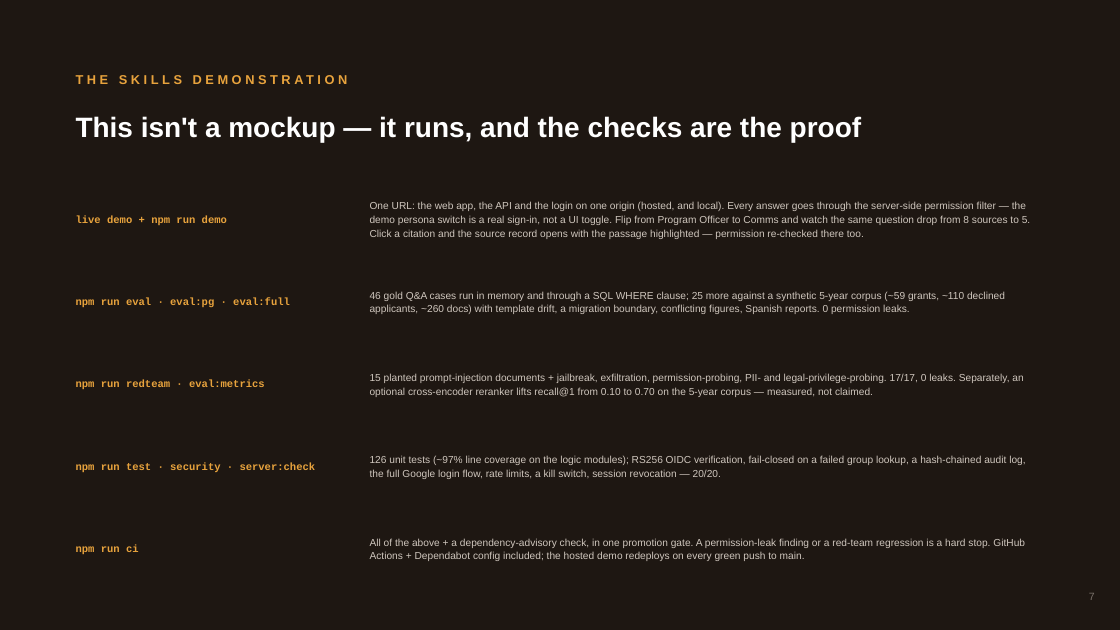
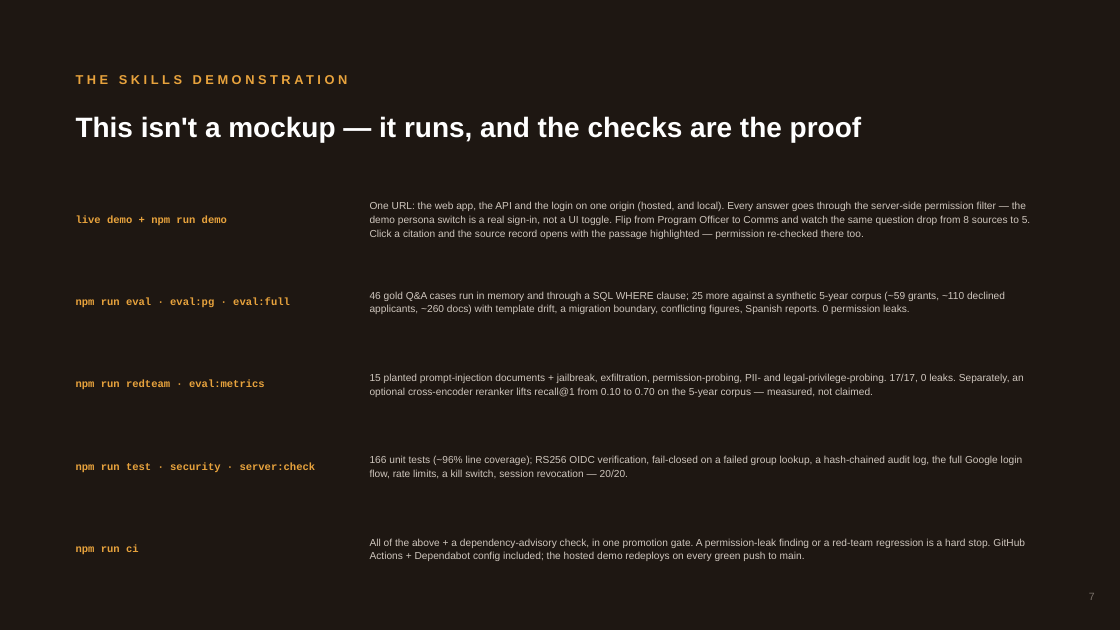
Before and after one commit to JesseniaTriumph/GLFCaseStudy, a slide deck: slide 7 of deliverables/C_Compass_Deck.pptx. Drawn at 1120x630 pixels with LibreOffice and Linux fonts; fonts in the diff are those of the drawing. Boxes give left, top, right and bottom in pixels: in the first picture for what was removed or moved away, otherwise in the second. Text is boxed around its words. In the diff, an @@ line names an element or a change of style, - is before the commit and + after.

```diff
--- a/deliverables/C_Compass_Deck.pptx
+++ b/deliverables/C_Compass_Deck.pptx
@@ text at (370,456,1023,478): text changed @@
-126 unit tests (~97% line coverage on the logic modules); RS256 OIDC verification, fail-closed on a failed group lookup, a hash-chained audit log, the full Google login flow, rate limits, a kill switch, session revocation — 20/20.
+166 unit tests (~96% line coverage); RS256 OIDC verification, fail-closed on a failed group lookup, a hash-chained audit log, the full Google login flow, rate limits, a kill switch, session revocation — 20/20.
```
Also in this commit, not shown: 1 other slide changed, 9 other files.
